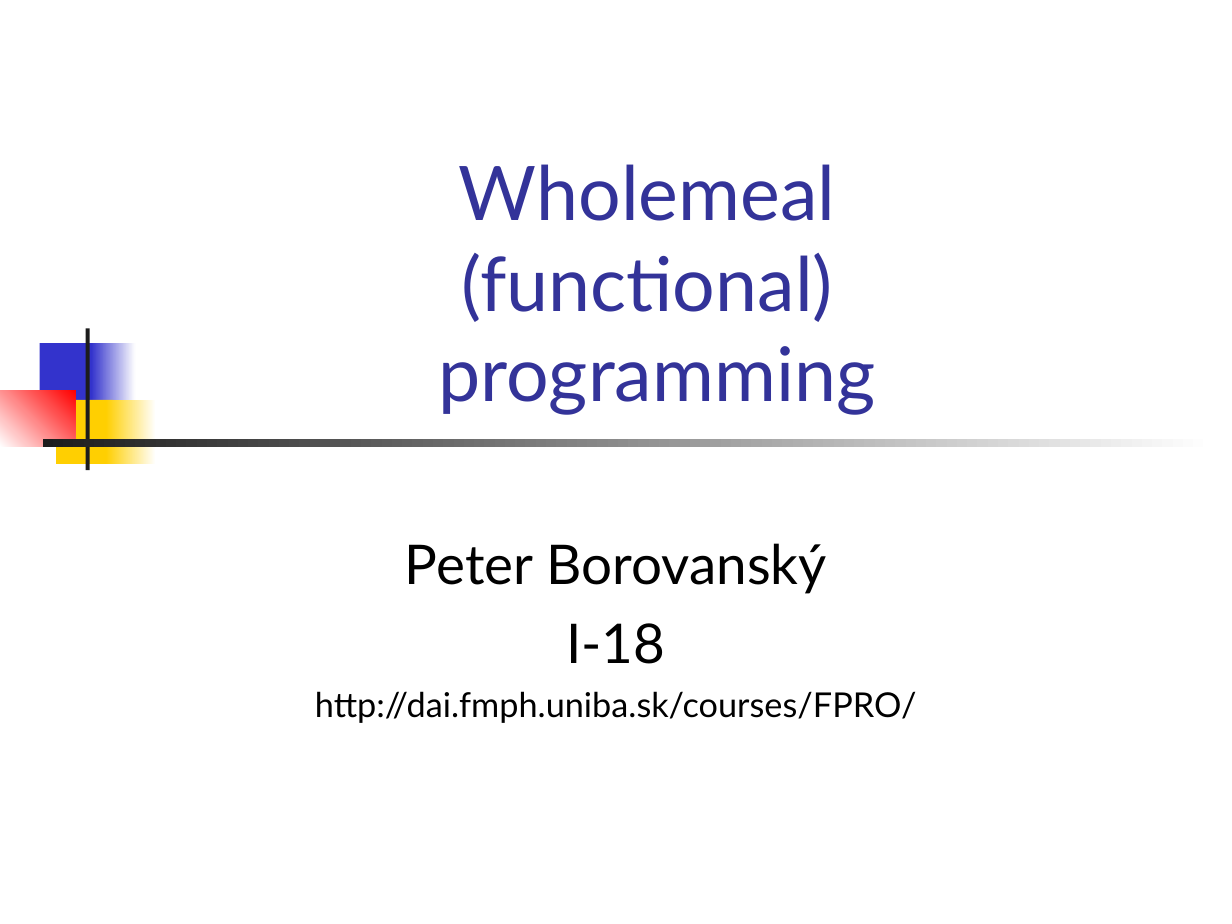
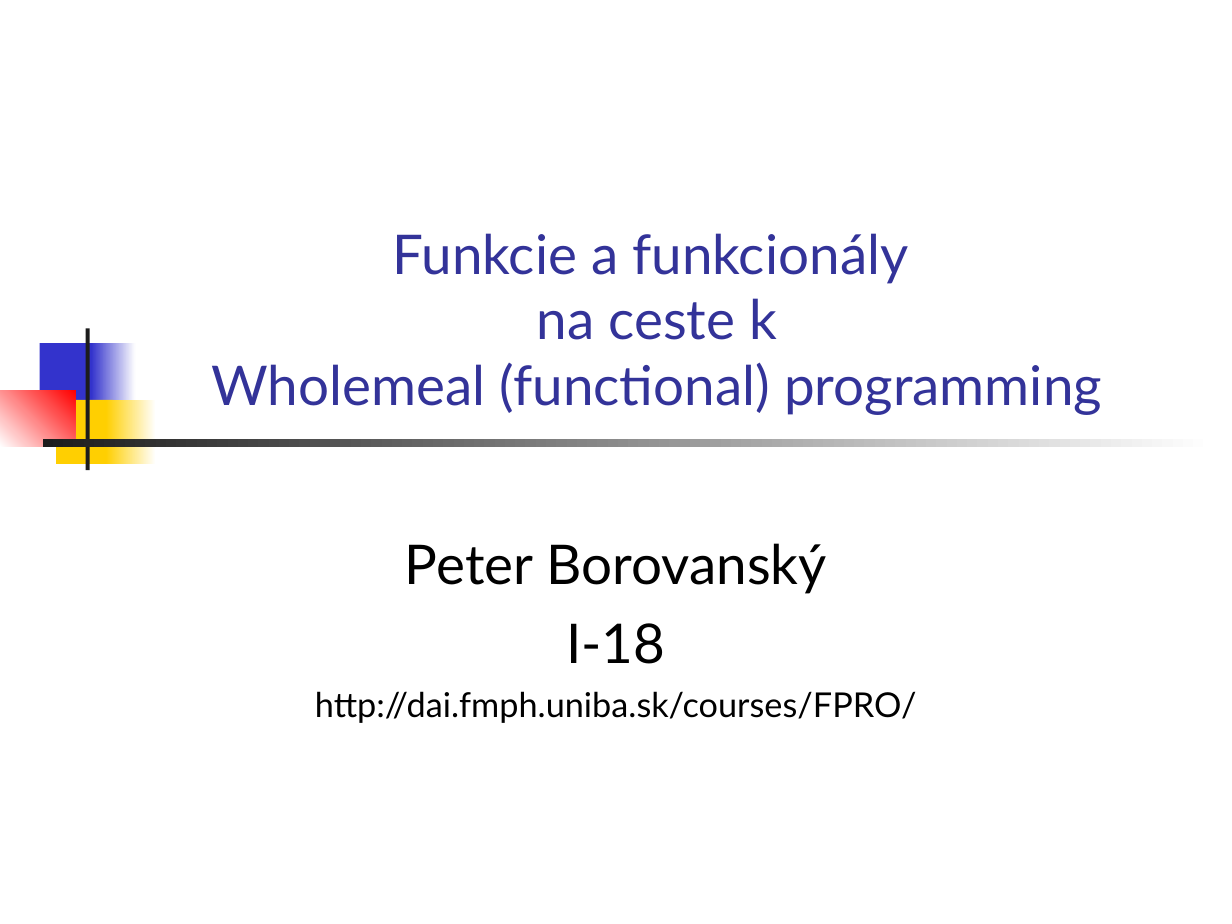
Before and after one commit to Funkcionalne/Prednasky, a slide deck: slide 1 of 03/03_fpro.ppt. Drawn at 1232x924 pixels with LibreOffice and Linux fonts; fonts in the diff are those of the drawing. Boxes give left, top, right and bottom in pixels: in the first picture for what was removed or moved away, otherwise in the second. Text is boxed around its words. In the diff, an @@ line names an element or a change of style, - is before the commit and + after.

```diff
--- a/03/03_fpro.ppt
+++ b/03/03_fpro.ppt
@@ title at [212,233,1102,415]: text changed; size 44 to 32 pt @@
-Wholemeal
-(functional)
-programming
+Funkcie a funkcionály
+na ceste k
+Wholemeal (functional) programming
```
Also in this commit, not shown: 2 other files.
